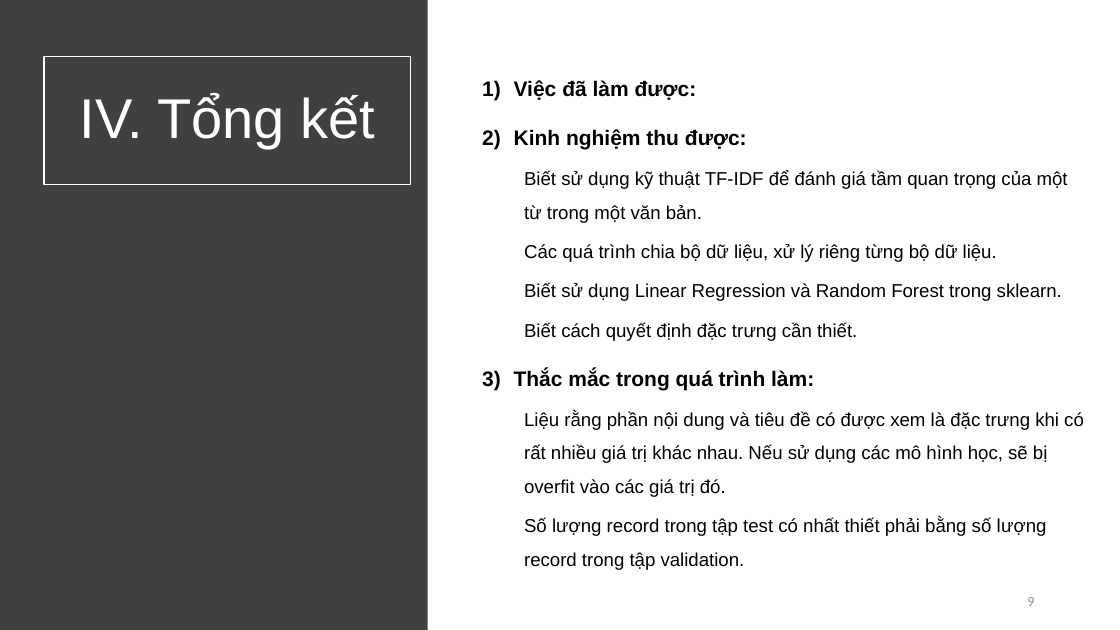
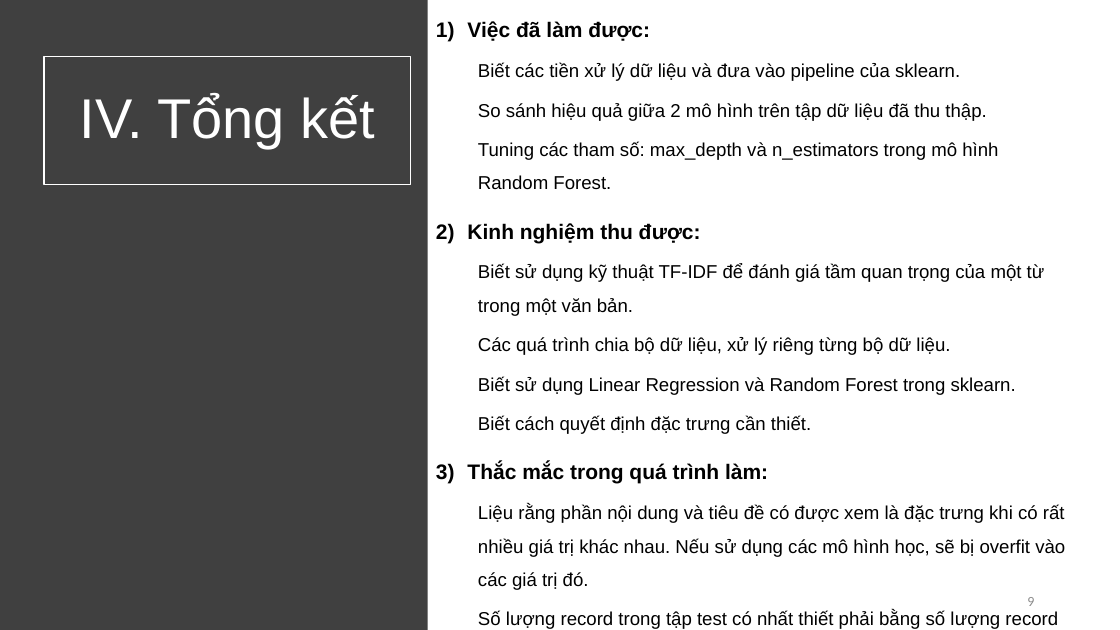
Before and after one commit to vietph34/DS_Final_project, a slide deck: slide 9 of doc/report.pptx. Drawn at 1120x630 pixels with LibreOffice and Linux fonts; fonts in the diff are those of the drawing. Boxes give left, top, right and bottom in pixels: in the first picture for what was removed or moved away, otherwise in the second. Text is boxed around its words. In the diff, an @@ line names an element or a change of style, - is before the commit and + after.

```diff
--- a/doc/report.pptx
+++ b/doc/report.pptx
@@ text "Việc đã làm được:": place and size @@
-text "Việc đã làm được:" at [514,80,1084,570]
+text "Việc đã làm được:" at [467,21,1065,629]
@@ text at [478,63,998,190]: paragraphs added @@
+  Biết các tiền xử lý dữ liệu và đưa vào pipeline của sklearn.
+  So sánh hiệu quả giữa 2 mô hình trên tập dữ liệu đã thu thập.
+  Tuning các tham số: max_depth và n_estimators trong mô hình Random Forest.
```
Also in this commit, not shown: 2 other slides changed, 1 slide added, 1 slide removed, 19 other files.
